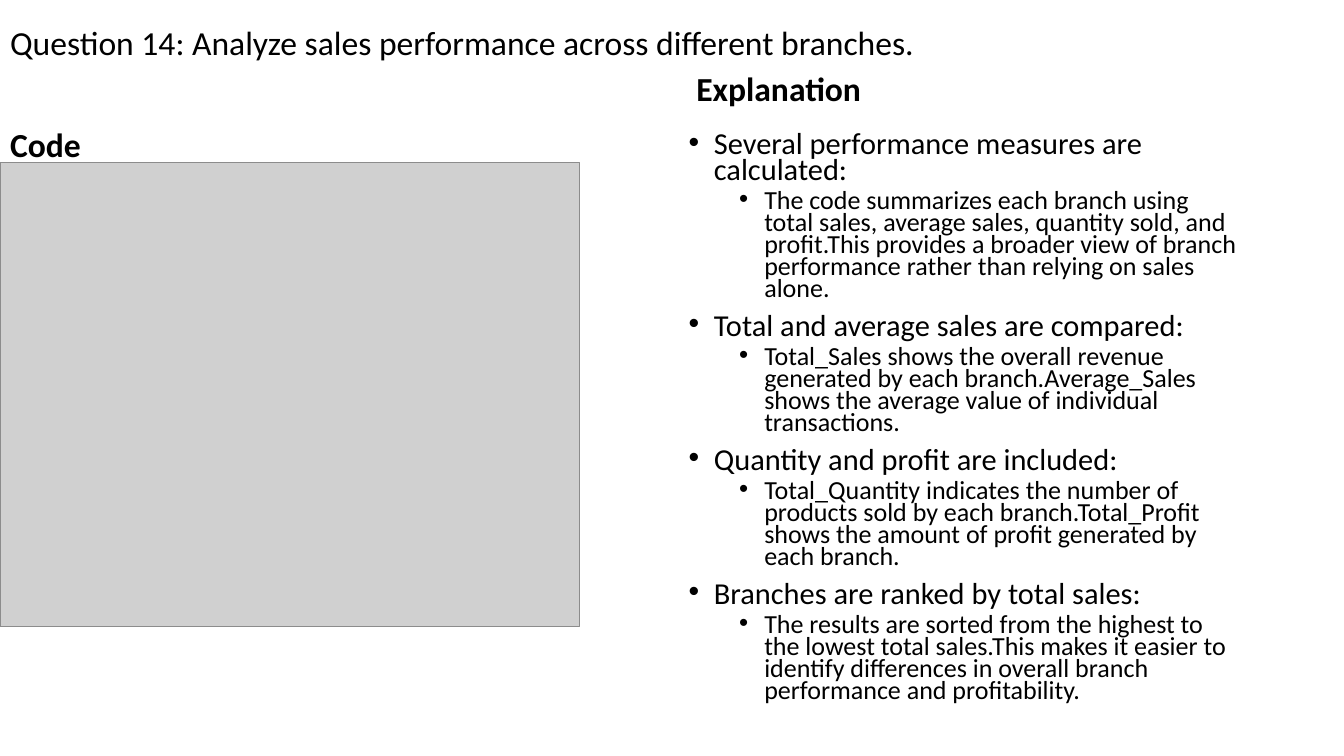
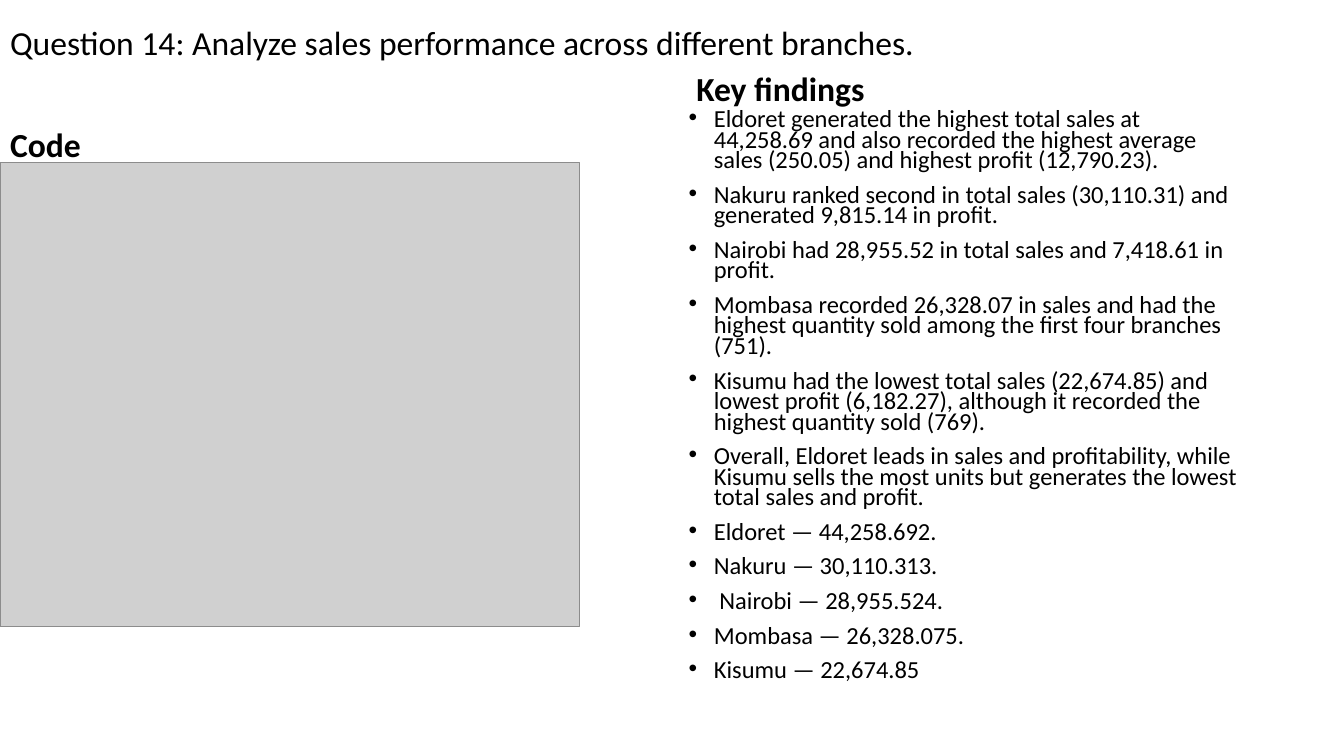
Before and after one commit to roykiptala/Datascience-workshop, a slide deck: slide 28 of Projects/RETAIL SALES AND CUSTOMER ANALYTICS.pptx (slide 27 before the commit). Drawn at 1344x756 pixels with LibreOffice and Linux fonts; fonts in the diff are those of the drawing; grey boxes stand for pictures. Boxes give left, top, right and bottom in pixels: in the first picture for what was removed or moved away, otherwise in the second. Text is boxed around its words. In the diff, an @@ line names an element or a change of style, - is before the commit and + after.

```diff
--- a/Projects/RETAIL SALES AND CUSTOMER ANALYTICS.pptx
+++ b/Projects/RETAIL SALES AND CUSTOMER ANALYTICS.pptx
@@ text at (696, 77, 864, 107): text changed @@
-Explanation
+Key findings
@@ text at (714, 110, 1236, 681): text changed; size 18.6 to 17.5 pt @@
-• Several performance measures are calculated:
-  • The code summarizes each branch using total sales, average sales, quantity sold, and profit.This provides a broader view of branch performance rather than relying on sales alone.
-• Total and average sales are compared:
-  • Total_Sales shows the overall revenue generated by each branch.Average_Sales shows the average value of individual transactions.
-• Quantity and profit are included:
-  • Total_Quantity indicates the number of products sold by each branch.Total_Profit shows the amount of profit generated by each branch.
-• Branches are ranked by total sales:
-  • The results are sorted from the highest to the lowest total sales.This makes it easier to identify differences in overall branch performance and profitability.
+• Eldoret generated the highest total sales at 44,258.69 and also recorded the highest average sales (250.05) and highest profit (12,790.23).
+• Nakuru ranked second in total sales (30,110.31) and generated 9,815.14 in profit.
+• Nairobi had 28,955.52 in total sales and 7,418.61 in profit.
+• Mombasa recorded 26,328.07 in sales and had the highest quantity sold among the first four branches (751).
+• Kisumu had the lowest total sales (22,674.85) and lowest profit (6,182.27), although it recorded the highest quantity sold (769).
+• Overall, Eldoret leads in sales and profitability, while Kisumu sells the most units but generates the lowest total sales and profit.
+• Eldoret — 44,258.692.
+• Nakuru — 30,110.313.
+• Nairobi — 28,955.524.
+• Mombasa — 26,328.075.
+• Kisumu — 22,674.85
```
Also in this commit, not shown: 34 other slides changed, 1 slide added, 8 other files.
